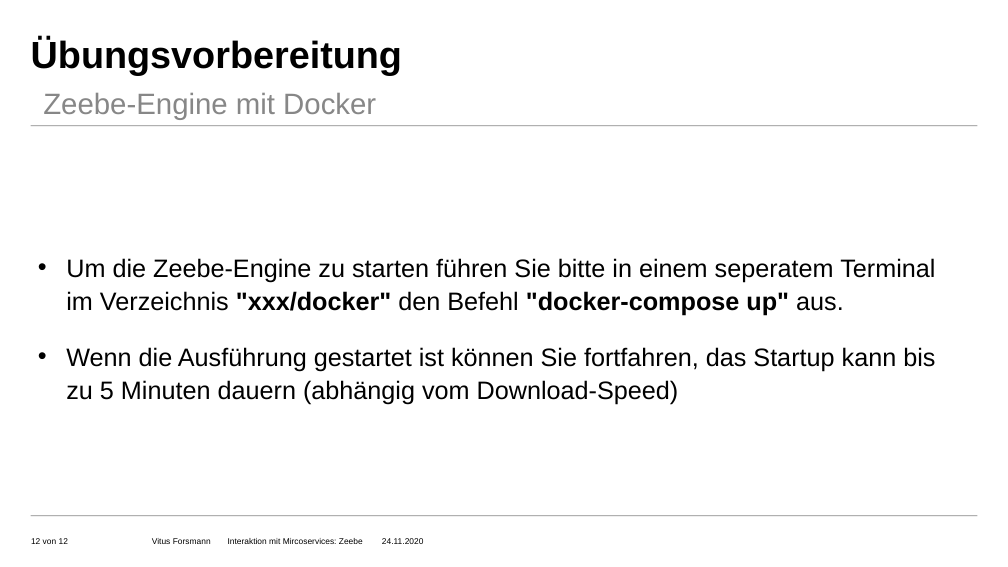
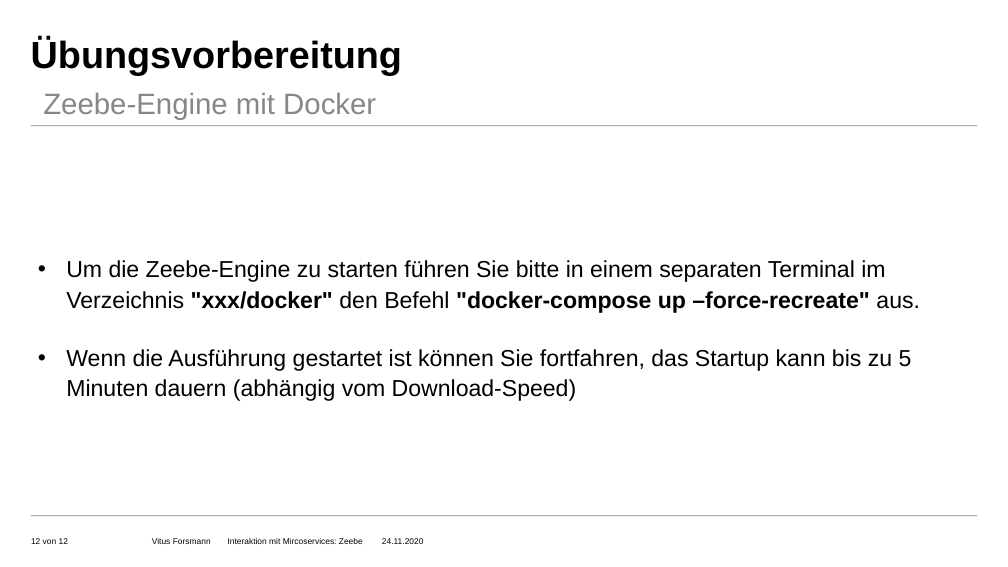
Before and after one commit to VForsmann/zeebe_microservices, a slide deck: slide 12 of zebee.pptx. Drawn at 1008x567 pixels with LibreOffice and Linux fonts; fonts in the diff are those of the drawing; background and template pictures are left out. Boxes give left, top, right and bottom in pixels: in the first picture for what was removed or moved away, otherwise in the second. Text is boxed around its words. In the diff, an @@ line names an element or a change of style, - is before the commit and + after.

```diff
--- a/zebee.pptx
+++ b/zebee.pptx
@@ text at (66, 260, 920, 313): text changed; size 24 to 22 pt @@
-• Um die Zeebe-Engine zu starten führen Sie bitte in einem seperatem Terminal im Verzeichnis "xxx/docker" den Befehl "docker-compose up" aus.
+• Um die Zeebe-Engine zu starten führen Sie bitte in einem separaten Terminal im Verzeichnis "xxx/docker" den Befehl "docker-compose up –force-recreate" aus.
@@ text at (66, 349, 912, 401): size 24 to 22 pt in "Wenn die Ausführung gestartet ist können Sie ..." @@
```
Also in this commit, not shown: 1 other slide changed, 1 other file.
